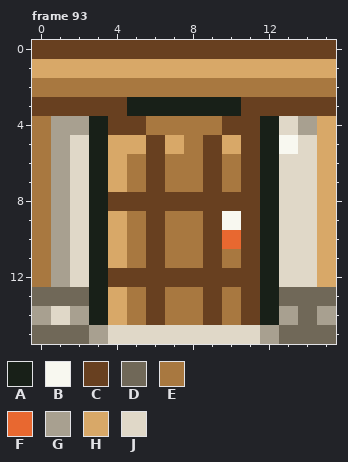
Two versions of one pixel-art file, art/aseprite/tiles/plaza.aseprite. The picture above was drawn from the file before the commit.
16x16 pixels, 134 frames. Shown: frame 93. The commit also changed other frames, which this record leaves out.
Palette (. is transparent): A #182018  B #f8f8f0  C #684020  D #706858  E #a87840  F #e86830  G #a8a090  H #d8a868  J #e0d8c8
Pixels before, frame 93, first column x 0:
 0 CCCCCCCCCCCCCCCC
 1 HHHHHHHHHHHHHHHH
 2 EEEEEEEEEEEEEEEE
 3 CCCCCAAAAAACCCCC
 4 EGGACCEEEECCAJGH
 5 EGJAHHCHECHCABJH
 6 EGJAHECEECECAJJH
 7 EGJAHECEECECAJJH
 8 EGJACCCCCCCCAJJH
 9 EGJAHECEECBCAJJH
10 EGJAHECEECFCAJJH
11 EGJAHECEECECAJJH
12 EGJACCCCCCCCAJJH
13 DDDAHECEECECADDD
14 GJGAHECEECECAGDG
15 DDDGJJJJJJJJGDDD
The same view after the edit:
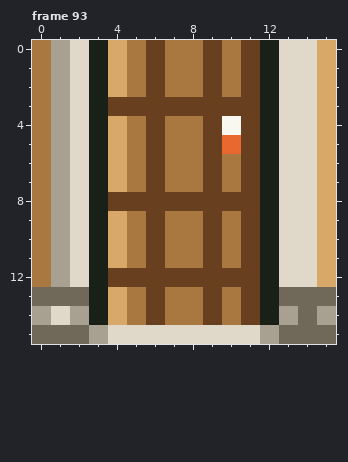
Diff:
Frame 93:
The edit turns colour C into colour A in row 0 at x 3 and 12; in row 3 at x 3 and 12.
The edit turns colour E into colour A in row 2 at x 3 and 12.
The edit turns colour H into colour A in row 1 at x 3 and 12.
The edit turns colour C into colour B in row 4 at x 10.
The edit turns colour A into colour C in row 3 at x 5 to 10.
The edit turns colour E into colour C in row 2 at x 6, 9 and 11; in row 4 at x 6 and 9.
The edit turns colour H into colour C in row 1 at x 6, 9 and 11.
The edit turns colour B into colour E in row 9 at x 10.
The edit turns colour C into colour E in row 0 at x 0, 5, 7 to 8 and 10; in row 3 at x 0; in row 4 at x 5.
The edit turns colour F into colour E in row 10 at x 10.
The edit turns colour H into colour E in row 1 at x 0, 5, 7 to 8 and 10; in row 5 at x 5 and 7.
The edit turns colour H into colour F in row 5 at x 10.
The edit turns colour C into colour G in row 0 at x 1; in row 3 at x 1.
The edit turns colour E into colour G in row 2 at x 1.
The edit turns colour H into colour G in row 1 at x 1.
The edit turns colour C into colour H in row 0 at x 4 and 15; in row 3 at x 15; in row 4 at x 4.
The edit turns colour E into colour H in row 2 at x 4 and 15.
The edit turns colour B into colour J in row 5 at x 13.
The edit turns colour C into colour J in row 0 at x 2 and 13 to 14; in row 3 at x 2 and 13 to 14.
The edit turns colour E into colour J in row 2 at x 2 and 13 to 14.
The edit turns colour G into colour J in row 4 at x 2 and 14.
The edit turns colour H into colour J in row 1 at x 2 and 13 to 14.
Pixel boxes of the changes (left, top, right, bottom) in both pictures:
changed: (32, 40, 336, 154)
changed: (222, 211, 241, 249)
